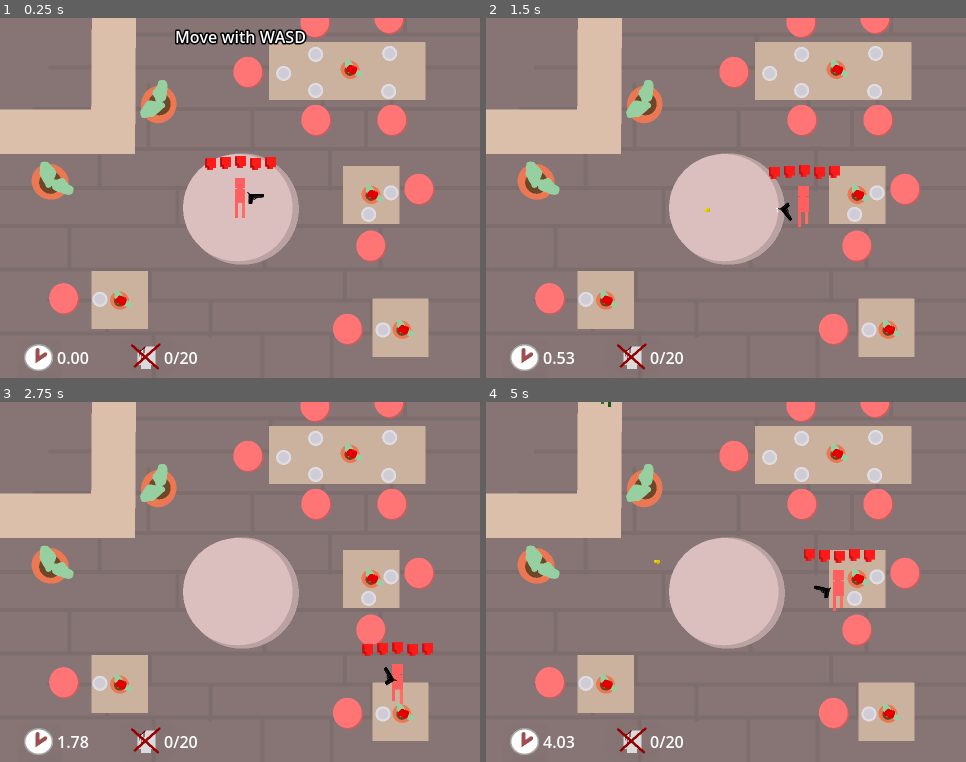
Above: before the commit, frames 1-4 (two rows, left to right).
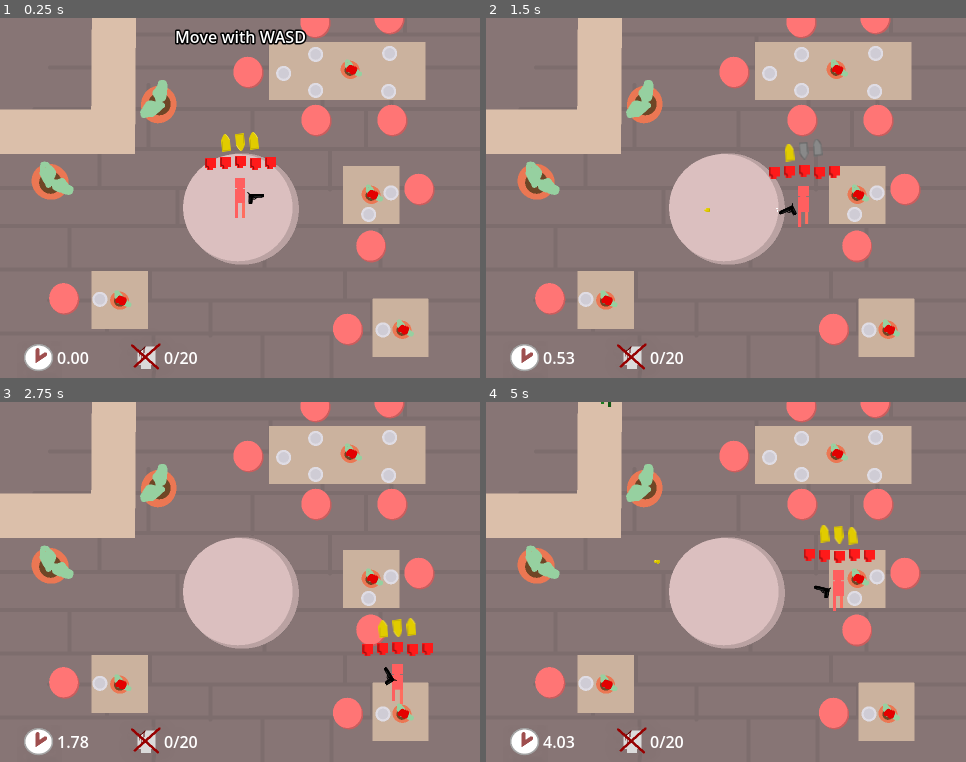
Above: after the commit, the same moments.

Repository: OgGhostJelly/Zombie-BurgerZ
Game: Godot game, scene res://objects/level/level.tscn
The game is run twice, just before and just after one commit, with the same random seed, the same clock (stepped at 60 frames per second) and the same inputs. Sound files missing from this copy of the repository are replaced by a short silence.
Inputs (mouse positions are in pixels of both pictures, inside the frame that each line leads up to):
- Up to frame 1 (0.25 s): no input
- Up to frame 2 (1.5 s): move the mouse to (831, 180) at 0.52 s; press the mouse at (831, 180) at 0.53 s; hold D (move_right) 0.53-1.28 s; move the mouse to (630, 216) at 1.27 s; release the mouse at (630, 216) at 1.28 s; hold S (move_down) from 1.28 s (still down); click (630, 216) at 1.35 s
- Up to frame 3 (2.75 s): move the mouse to (288, 502) at 2.02 s; release S (move_down) at 2.03 s; press the mouse at (288, 502) at 2.03 s; hold D (move_right) from 2.03 s (still down); tap U (info) at 2.1 s
- Up to frame 4 (5 s): move the mouse to (702, 654) at 2.77 s; release D (move_right) at 2.78 s; release the mouse at (702, 654) at 2.78 s; hold W (move_up) 2.78-3.53 s; click (702, 654) at 2.85 s; move the mouse to (870, 636) at 3.52 s; press the mouse at (870, 636) at 3.53 s; hold A (move_left) from 3.53 s (still down); move the mouse to (582, 528) at 4.27 s; release the mouse at (582, 528) at 4.28 s; tap U (info) at 4.35 s; click (582, 528) at 4.55 s

The runs differ from the first frame. In frame 1, 0.2% of the frame differs, in the area x 46-54%, y 31-38%; in frame 2, 0.2%; in frame 3, 0.3%; in frame 4, 0.3%, in the area x 69-78%, y 34-40%.

Commit message:
Added empty to reload

Diff:
--- a/objects/guns/gun/gun.gd
+++ b/objects/guns/gun/gun.gd
@@ -13,6 +13,7 @@
 @export var supplier: PackedSceneSupplier
 
 
+@onready var ammo: StatRangeInt = $Ammo
 @onready var fire_audio: AudioStreamPlayer = $FireAudio
 @onready var reload_particles: CPUParticles2D = $ReloadParticles
 @onready var fire_particles: CPUParticles2D = $FireParticles
@@ -64,7 +65,15 @@
 	fire_particles.emitting = true
 	fire_audio.play()
 	fired.emit(spawn(bullets_per_shot))
-	animation_player.play(&"reload")
+
+	ammo.value -= 1
+
+	if ammo.value <= 0:
+		animation_player.play(&"reload")
+		animation_player.animation_finished.connect(func(_a):
+			ammo.value = ammo.max_value, CONNECT_ONE_SHOT)
+	else:
+		animation_player.play(&"shoot")
 
 
 func spawn(amount: int) -> Array[Node]:
--- a/objects/guns/gun/gun.tscn
+++ b/objects/guns/gun/gun.tscn
@@ -1,9 +1,10 @@
-[gd_scene load_steps=14 format=3 uid="uid://dajayqy7ycoxw"]
+[gd_scene load_steps=16 format=3 uid="uid://dajayqy7ycoxw"]
 
 [ext_resource type="Script" path="res://objects/guns/gun/gun.gd" id="1_dm84q"]
 [ext_resource type="Texture2D" uid="uid://ej3thgdt0ekr" path="res://assets/gun/pistol/pistol.svg" id="4_5gpee"]
 [ext_resource type="PackedScene" uid="uid://bce27nip2odea" path="res://objects/bullets/bullet/bullet.tscn" id="4_v3eey"]
 [ext_resource type="Script" path="res://classes/objects/PackedSceneSupplier/SinglePackedSceneSupplier.gd" id="5_25q3x"]
+[ext_resource type="Script" path="res://classes/objects/Stats/StatRangeInt.gd" id="6_07aa3"]
 [ext_resource type="AudioStream" uid="uid://5duh0ds7hwqy" path="res://assets/gun/pistol/pistol-shoot.wav" id="6_b1p1b"]
 
 [sub_resource type="Resource" id="Resource_vughb"]
@@ -45,6 +46,22 @@
 
 [sub_resource type="Animation" id="Animation_8wtaj"]
 resource_name = "reload"
+length = 0.4
+tracks/0/type = "value"
+tracks/0/imported = false
+tracks/0/enabled = true
+tracks/0/path = NodePath("Sprite2D:rotation")
+tracks/0/interp = 1
+tracks/0/loop_wrap = true
+tracks/0/keys = {
+"times": PackedFloat32Array(0, 0.4),
+"transitions": PackedFloat32Array(-2, 1),
+"update": 0,
+"values": [0.0, 6.28319]
+}
+
+[sub_resource type="Animation" id="Animation_xsy5e"]
+resource_name = "shoot"
 length = 0.2
 tracks/0/type = "value"
 tracks/0/imported = false
@@ -53,22 +70,28 @@
 tracks/0/interp = 1
 tracks/0/loop_wrap = true
 tracks/0/keys = {
-"times": PackedFloat32Array(0, 0.2),
-"transitions": PackedFloat32Array(-2, 1),
+"times": PackedFloat32Array(0, 0.1, 0.2),
+"transitions": PackedFloat32Array(-2, 0.25, 1),
 "update": 0,
-"values": [0.0, 6.28319]
+"values": [0.0, -0.785398, 0.0]
 }
 
 [sub_resource type="AnimationLibrary" id="AnimationLibrary_6g1y1"]
 _data = {
 "RESET": SubResource("Animation_s2lsq"),
-"reload": SubResource("Animation_8wtaj")
+"reload": SubResource("Animation_8wtaj"),
+"shoot": SubResource("Animation_xsy5e")
 }
 
 [node name="Gun" type="Node2D"]
 script = ExtResource("1_dm84q")
 spread = 5.0
 supplier = SubResource("Resource_vughb")
+
+[node name="Ammo" type="Node" parent="."]
+script = ExtResource("6_07aa3")
+max_value = 3
+value = 3
 
 [node name="Sprite2D" type="Sprite2D" parent="."]
 position = Vector2(16, 0)
--- a/objects/player/player.gd
+++ b/objects/player/player.gd
@@ -11,6 +11,7 @@
 
 @onready var gun: Gun = $Gun
 @onready var health_ui: Control = $HealthUI
+@onready var ammo_ui: Control = $AmmoUI
 @onready var animated_sprite: AnimatedSprite2D = $AnimatedSprite2D
 @onready var invincibility_timer: Timer = $InvincibilityTimer
 @onready var damage_audio: AudioStreamPlayer = $DamageAudio
@@ -23,6 +24,12 @@
 
 	health.max_value_changed.connect(func():
 		health_ui.max_health = health.max_value)
+
+	gun.ammo.value_changed.connect(func():
+		ammo_ui.ammo = gun.ammo.value)
+
+	gun.ammo.max_value_changed.connect(func():
+		ammo_ui.max_ammo = gun.ammo.max_value)
 
 
 func _physics_process(delta: float) -> void:
--- a/objects/player/player.tscn
+++ b/objects/player/player.tscn
@@ -7,7 +7,10 @@
 [ext_resource type="PackedScene" uid="uid://dajayqy7ycoxw" path="res://objects/guns/gun/gun.tscn" id="5_4t7ox"]
 [ext_resource type="PackedScene" uid="uid://buweeb74gwfjw" path="res://userinterfaces/health_ui/health_ui.tscn" id="9_a3l4y"]
 [ext_resource type="Texture2D" uid="uid://d4gojkktwd1i6" path="res://assets/health/health.svg" id="10_ystek"]
+[ext_resource type="Texture2D" uid="uid://c6mv0s3o00rdv" path="res://assets/ammo/ammo.svg" id="11_56lcf"]
 [ext_resource type="Texture2D" uid="uid://b3e4rnl442ehm" path="res://assets/health/health-empty.svg" id="11_hq7yn"]
+[ext_resource type="PackedScene" uid="uid://bv8qbklcmdk5x" path="res://userinterfaces/ammo_ui/ammo_ui.tscn" id="11_nsf5n"]
+[ext_resource type="Texture2D" uid="uid://bcreik4mwnqse" path="res://assets/ammo/ammo-empty.svg" id="11_oipba"]
 [ext_resource type="AudioStream" uid="uid://ddq3bgm8m0t0g" path="res://assets/player/player-damage.wav" id="13_26jhs"]
 [ext_resource type="Script" path="res://classes/objects/Stats/StatRangeInt.gd" id="15_7piqp"]
 
@@ -90,6 +93,23 @@
 texture = ExtResource("10_ystek")
 empty_texture = ExtResource("11_hq7yn")
 
+[node name="AmmoUI" parent="." instance=ExtResource("11_nsf5n")]
+anchors_preset = 8
+anchor_left = 0.5
+anchor_top = 0.5
+anchor_right = 0.5
+anchor_bottom = 0.5
+offset_left = -5.0
+offset_top = -65.0
+offset_right = 5.0
+offset_bottom = -47.0
+grow_horizontal = 2
+grow_vertical = 2
+ammo = 3
+max_ammo = 3
+texture = ExtResource("11_56lcf")
+empty_texture = ExtResource("11_oipba")
+
 [node name="InvincibilityTimer" type="Timer" parent="."]
 wait_time = 1.5
 one_shot = true
Not shown: 1 places in objects/player/player.tscn that only renumber resources
